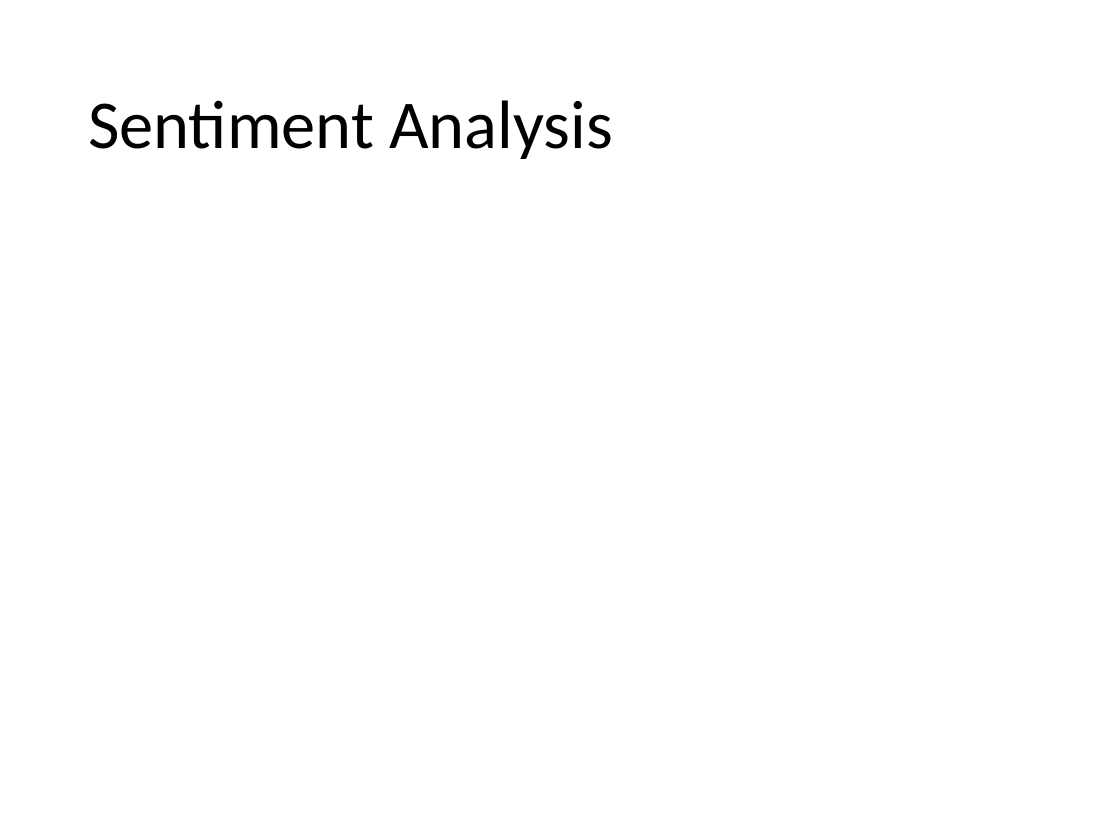
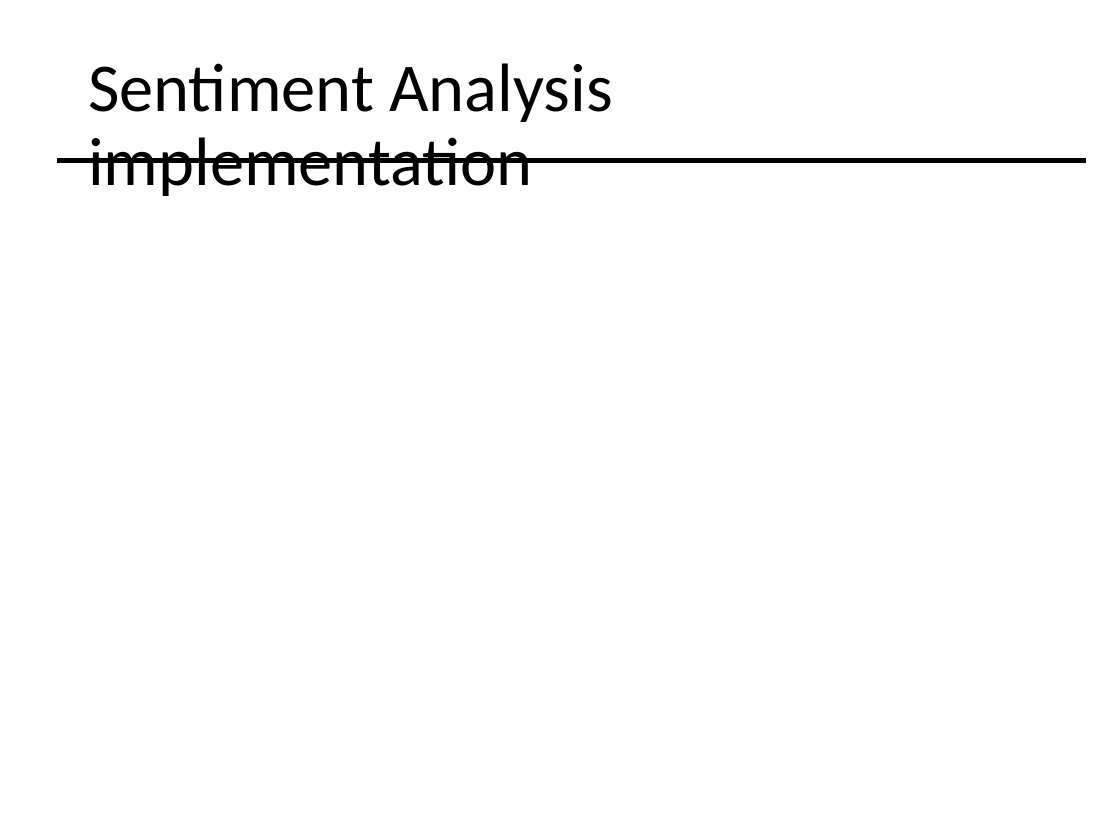
Before and after one commit to AnthonyCessna/Comp4447_Final_Project, a slide deck: slide 7 of FinalPresentation.pptx. Drawn at 1120x840 pixels with LibreOffice and Linux fonts; fonts in the diff are those of the drawing. Boxes give left, top, right and bottom in pixels: in the first picture for what was removed or moved away, otherwise in the second. Text is boxed around its words. In the diff, an @@ line names an element or a change of style, - is before the commit and + after.

Commit message:
Updated slides

```diff
--- a/FinalPresentation.pptx
+++ b/FinalPresentation.pptx
@@ title at (x1=88, y1=63, x2=613, y2=196): text changed @@
-Sentiment Analysis
+Sentiment Analysis implementation
@@ line added from (57, 160) to (1085, 160), #000000 3 pt @@
@@ line added from (77, 160) to (1085, 160), #000000 3 pt @@
```
Also in this commit, not shown: 9 other slides changed, 1 slide added, 1 slide removed, 1 other file.
